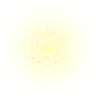
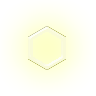
Before/after of a (96, 96) layered artwork. What changed in the layer stack:
added layer "Polygon 2" above "Polygon 1" over [28, 26, 66, 70]
hid "Polygon 1" over [31, 28, 65, 68]
